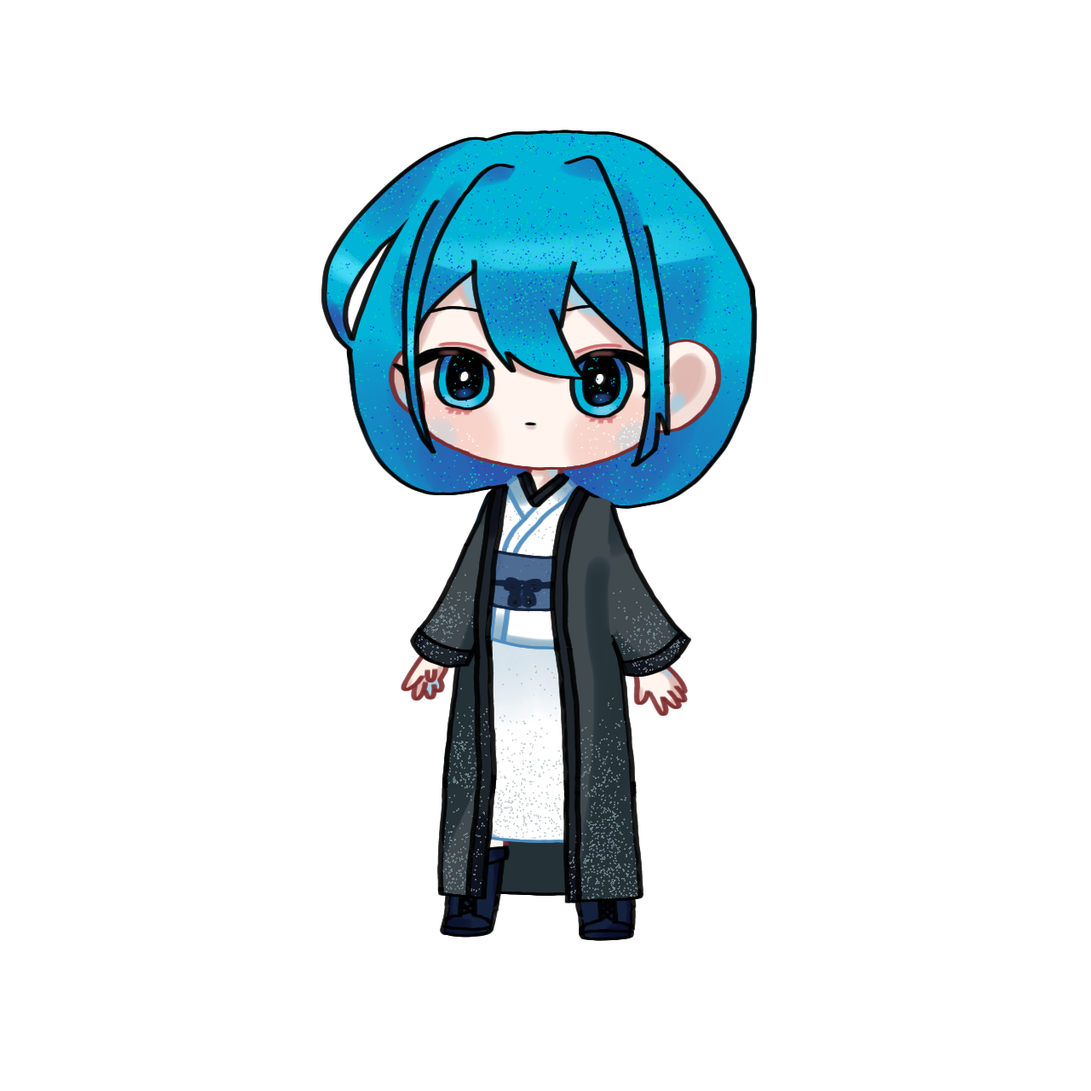
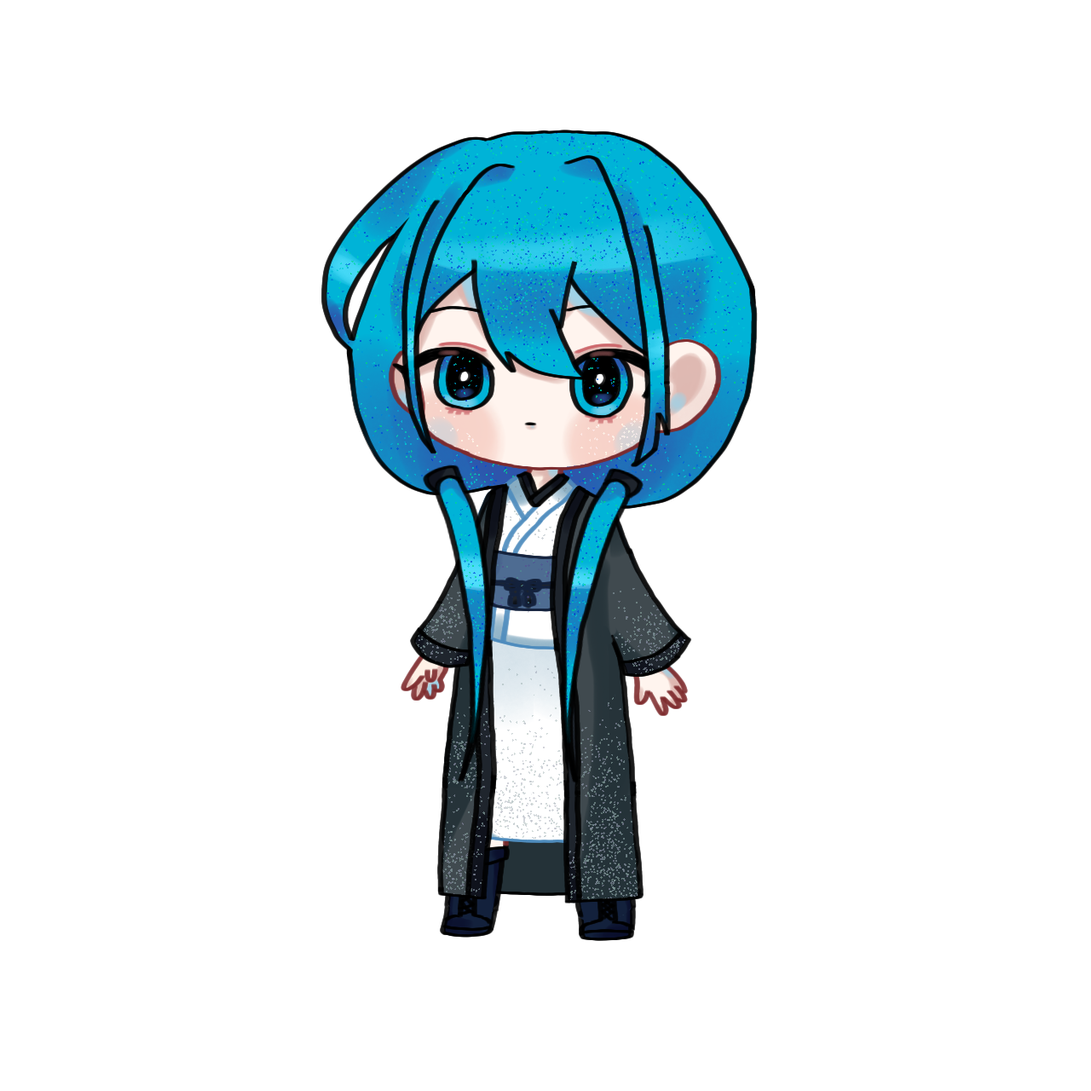
Layers edited between the first and the second w=1091, h=1091 image:
showed "03SideDownHair" over [422,464,644,783]
